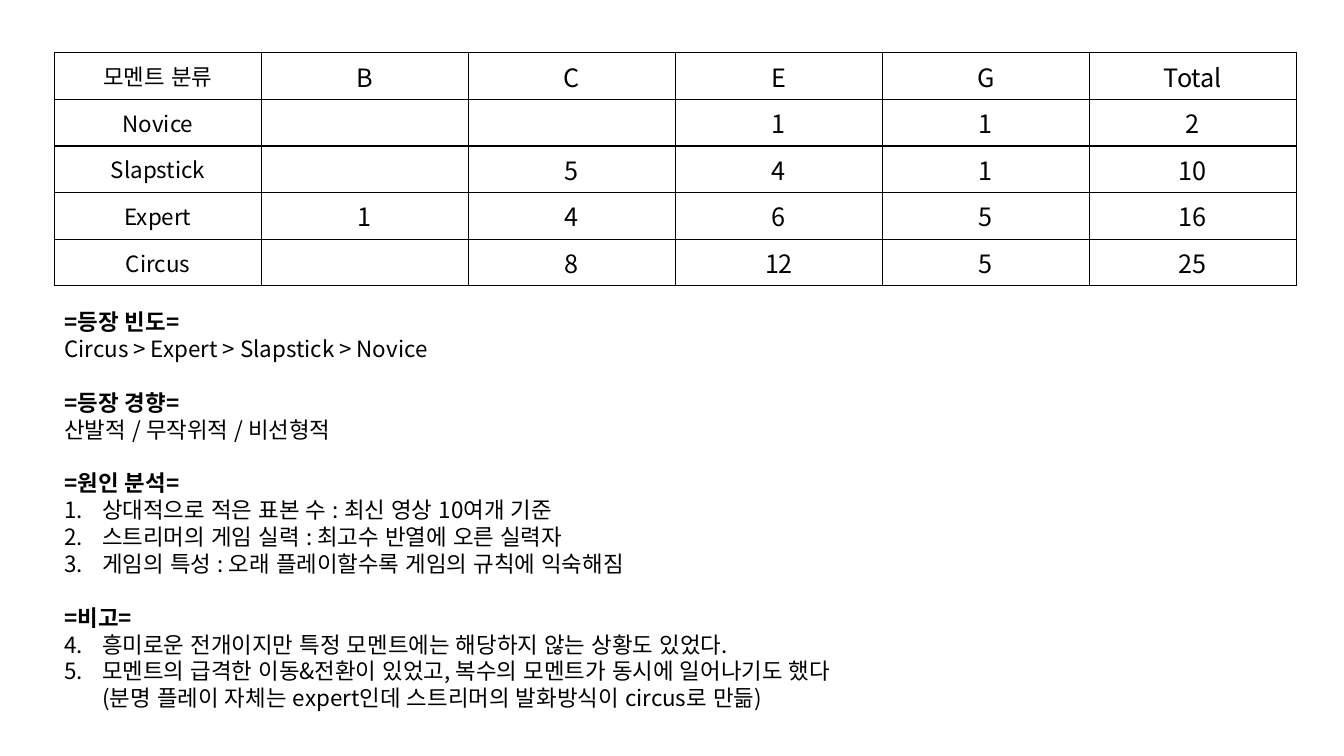
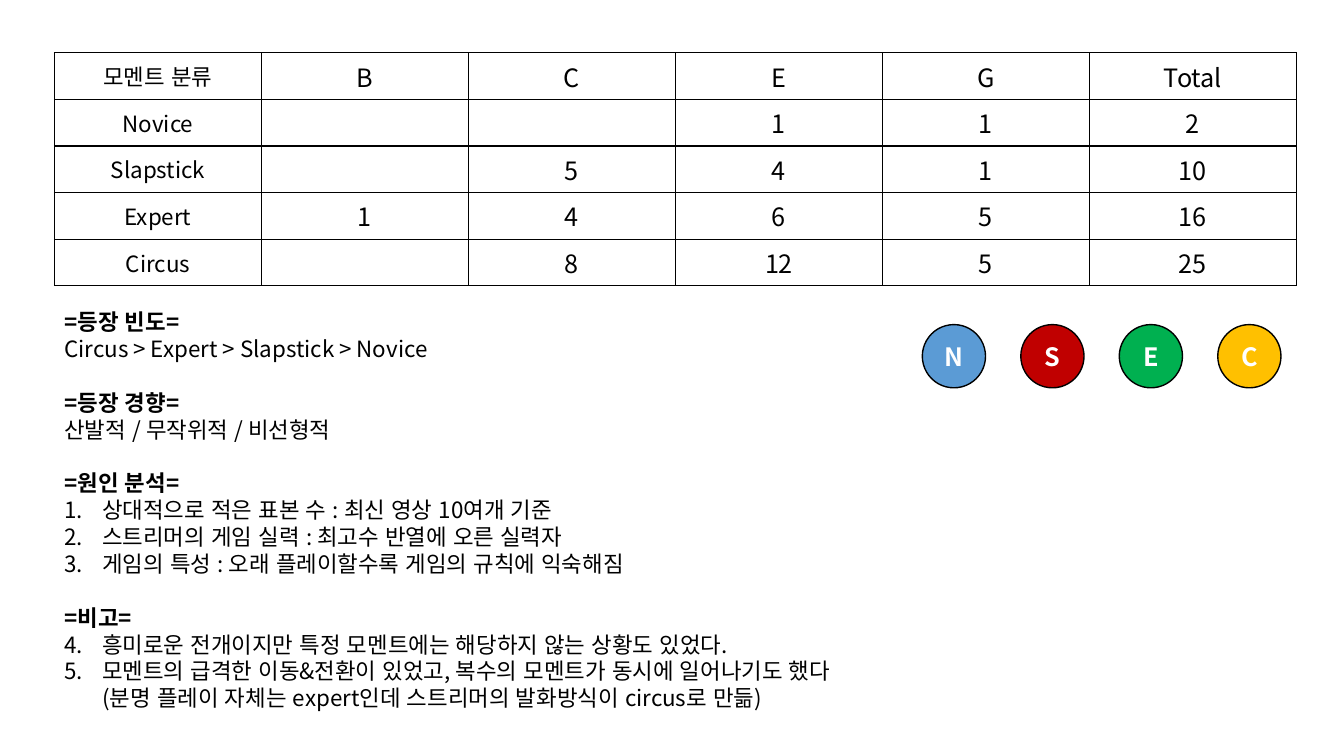
Before and after one commit to Bumizi/Thesis, a slide deck: slide 13 of DBD 분석/맵 분석/3. 콜드윈드 농장(★)/3. 썩은 들판(★)/영상분석자료/탄착군 분석/탄착군_종합분석.pptx. Drawn at 1344x756 pixels with LibreOffice and Linux fonts; fonts in the diff are those of the drawing. Boxes give left, top, right and bottom in pixels: in the first picture for what was removed or moved away, otherwise in the second. Text is boxed around its words. In the diff, an @@ line names an element or a change of style, - is before the commit and + after.

```diff
--- a/DBD 분석/맵 분석/3. 콜드윈드 농장(★)/3. 썩은 들판(★)/영상분석자료/탄착군 분석/탄착군_종합분석.pptx
+++ b/DBD 분석/맵 분석/3. 콜드윈드 농장(★)/3. 썩은 들판(★)/영상분석자료/탄착군 분석/탄착군_종합분석.pptx
@@ ellipse added at [923,325,986,388], fill #5B9BD5, outline #000000 1 pt, 18 pt, text #FFFFFF, bold @@
+N
@@ ellipse added at [1021,325,1085,388], fill #C00000, outline #000000 1 pt, 18 pt, text #FFFFFF, bold @@
+S
@@ ellipse added at [1119,325,1183,388], fill #00B050, outline #000000 1 pt, 18 pt, text #FFFFFF, bold @@
+E
@@ ellipse added at [1218,325,1281,388], fill #FFC000, outline #000000 1 pt, 18 pt, text #FFFFFF, bold @@
+C
```
Also in this commit, not shown: 10 other slides changed, 3 other files.
